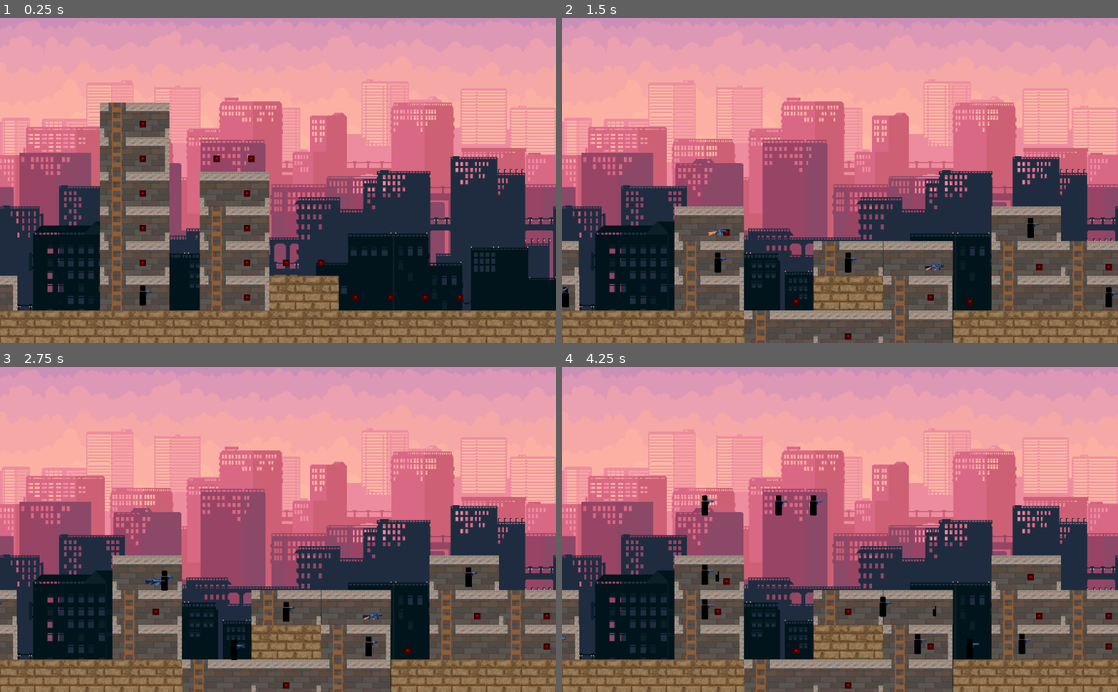
Above: before the commit, frames 1-4 (two rows, left to right).
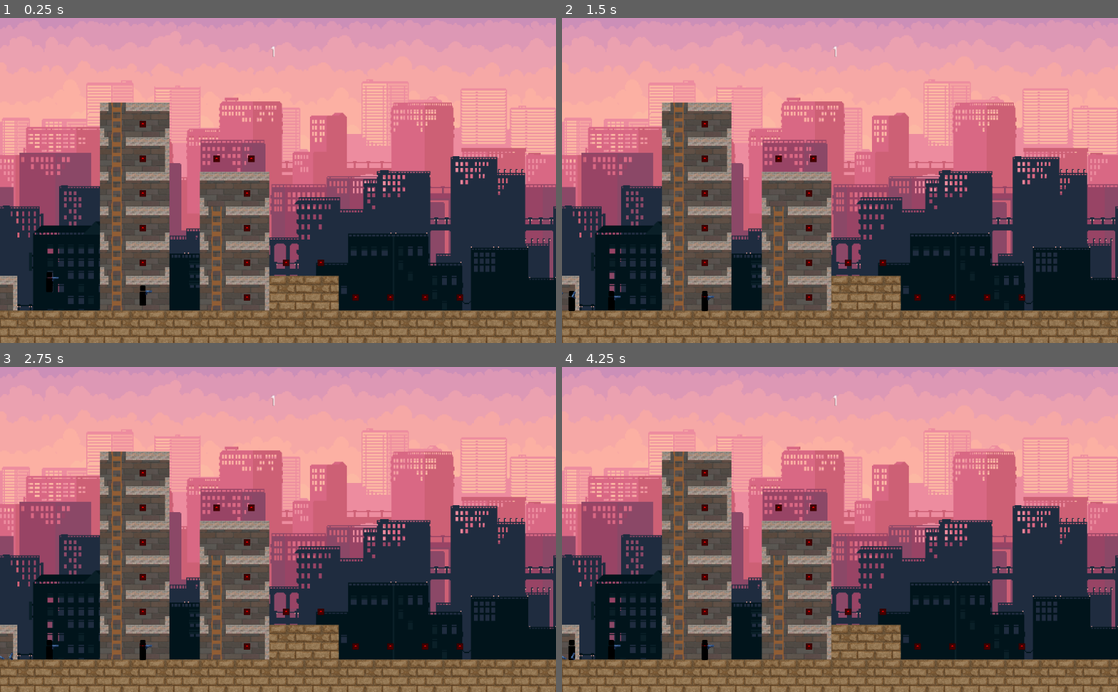
Above: after the commit, the same moments.

Repository: KoskenKolistaja/Ampumispeli
Game: Godot game, scene res://World.tscn
The game is run twice, just before and just after one commit, with the same random seed, the same clock (stepped at 60 frames per second) and the same inputs. The engine's default icon, where the game draws it, is replaced by a stand-in: a white triangle on a blue panel in a dark square. Sound files missing from this copy of the repository are replaced by a short silence.
Inputs (mouse positions are in pixels of both pictures, inside the frame that each line leads up to):
- Up to frame 1 (0.25 s): no input
- Up to frame 2 (1.5 s): move the mouse to (962, 164) at 0.52 s; hold D (p1_right) from 0.53 s (still down); tap Space (p1_jump) at 0.6, 0.77, 1.07 s; move the mouse to (728, 196) at 1.27 s; tap E (p1_dropweapon) at 1.35 s
- Up to frame 3 (2.75 s): tap Space (p1_jump) at 1.52, 1.55, 1.82, 2.3 s; move the mouse to (333, 458) at 2.02 s; release D (p1_right) at 2.03 s; press the mouse at (333, 458) at 2.03 s; hold A (p1_left) from 2.03 s (still down)
- Up to frame 4 (4.25 s): move the mouse to (812, 594) at 2.77 s; release A (p1_left) at 2.78 s; release the mouse at (812, 594) at 2.78 s; hold D (p1_right) from 2.78 s (still down); tap G (p1_throwgrenade) at 2.85 s; tap Space (p1_jump) at 3.02, 3.05, 3.32, 3.6, 3.77, 4.07 s; move the mouse to (1006, 578) at 3.52 s

The runs differ from the first frame. In frame 1, less than 0.1% of the frame differs, in the area x 8-50%, y 8-85%; in frame 2, 26%; in frame 3, 25%; in frame 4, 26%, in the area x 0-100%, y 8-100%.

Commit message:
Enemy sight logic base

Diff:
--- a/Bullet.gd
+++ b/Bullet.gd
@@ -19,6 +19,8 @@
 		if body.has_method("get_hit"):
 			body.get_hit()
 			queue_free()
+	elif body.collision_layer == 2:
+		pass
 	else:
 		spawn_decal()
 		queue_free()
--- a/Enemy.gd
+++ b/Enemy.gd
@@ -11,7 +11,9 @@
 
 var target_offset = Vector2(0,0)
 
-var inaccuracy = 40
+var looking_for_target = false
+
+var inaccuracy = 20
 var speed = 40
 
 var movement_list = []
@@ -73,6 +75,19 @@
 	if closest_player:
 		target = closest_player
 
+	if target:
+		inform_others(target)
+
+func inform_others(target):
+	var bodies = $Area2D.get_overlapping_bodies()
+	var enemies = []
+	for item in bodies:
+		if item.is_in_group("enemy"):
+			enemies.append(item)
+
+	for item in enemies:
+		if not item.target:
+			item.target = target
 
 func shoot():
 	if hand_item:
@@ -133,14 +148,94 @@
 	return nearest
 
 
+func check_for_target(enemy_position, player_position, player_size):
+	var space_state = get_world_2d().direct_space_state
+	var ray_results = []
+
+	# Define critical points on the player
+	var head_position = player_position + Vector2(0, -player_size / 2)  # Adjust for head height
+	var torso_position = player_position  # Center of the player
+	var feet_position = player_position + Vector2(0, player_size / 2)  # Adjust for feet
+
+	# Points to raycast
+	var points = [head_position, torso_position, feet_position]
+	var exclude = [self]
+	# Perform raycasts for each point
+	for point in points:
+		var collision = space_state.intersect_ray(enemy_position, point, exclude, 0b11)  # Adjust mask
+		if collision:
+			# Check if ray hits the player
+			if collision.collider.is_in_group("player"):  # Adjust based on your player node
+				ray_results.append(true)
+			else:
+				ray_results.append(false)
+		else:
+			ray_results.append(false)
+
+	# If any ray hits the player, they are visible
+	return true in ray_results
+
+
 func _on_Timer_timeout():
 	update_target()
 
 
 func _on_Timer2_timeout():
-	if target:
+	var friendly_fire = false
+	if target:
+		friendly_fire = check_friendly_fire($Handpivot/Hand.global_position,target.global_position,1000)
+	if target and not friendly_fire:
 		shoot()
 
 
+func check_friendly_fire(shooter_position, target_position, shooting_range):
+	var space_state = get_world_2d().direct_space_state
+
+	# Cast a ray from the shooter to the target position
+	var end_position = target_position  # Target position (could be player or enemy)
+
+	# Exclude self (the shooter) from the raycast
+	var exclude = [self]
+
+	# Correct layer mask for enemies on layer 1 (0b01 or 1)
+	var collision_mask = 0b01  # Layer 1 for enemies
+
+	# Perform the raycast
+	var collision = space_state.intersect_ray(shooter_position, end_position, exclude, collision_mask)
+
+	if collision:
+		# Check if the ray hit a node in the "enemy" group
+		if collision.collider.is_in_group("enemy"):
+			print("Enemy detected: ", collision.collider.name)
+			return true  # Enemy hit
+		else:
+			print("Ray hit something else: ", collision.collider.name)
+			return false  # Hit something else
+	else:
+		print("No collision detected on the shooting line.")
+		return false  # No hit
+
+
 func _on_movement_timer_timeout():
-	generate_movement()
+	if target:
+		generate_movement()
+
+
+func _on_RaycastTimer_timeout():
+	var players = get_tree().get_nodes_in_group("player")
+	var seen_players = false
+	for item in players:
+		var target_true = check_for_target($Position2D.global_position,item.global_position,37)
+		if target_true:
+			seen_players = true
+
+	if seen_players:
+		update_target()
+	else:
+#		target = null
+		pass
+
+
+
+func _on_EnemyLostTimer_timeout():
+	target = null
--- a/Enemy.tscn
+++ b/Enemy.tscn
@@ -1,11 +1,11 @@
-[gd_scene load_steps=7 format=2]
+[gd_scene load_steps=8 format=2]
 
 [ext_resource path="res://icon.png" type="Texture" id=1]
 [ext_resource path="res://Enemy.gd" type="Script" id=2]
 [ext_resource path="res://Corpse.tscn" type="PackedScene" id=4]
 
 [sub_resource type="RectangleShape2D" id=1]
-extents = Vector2( 6, 12.5 )
+extents = Vector2( 6, 18 )
 
 [sub_resource type="Animation" id=2]
 length = 0.001
@@ -39,7 +39,10 @@
 "values": [ Vector2( 11, 0 ), Vector2( 10, -1 ), Vector2( 11, 0 ) ]
 }
 
-[node name="Enemy" type="KinematicBody2D" groups=["cleared", "hittable"]]
+[sub_resource type="CircleShape2D" id=4]
+radius = 109.293
+
+[node name="Enemy" type="KinematicBody2D" groups=["cleared", "enemy", "hittable"]]
 script = ExtResource( 2 )
 corpse = ExtResource( 4 )
 
@@ -55,12 +58,11 @@
 texture = ExtResource( 1 )
 
 [node name="CollisionShape2D" type="CollisionShape2D" parent="."]
-position = Vector2( 0, -0.5 )
+position = Vector2( 0, -6 )
 shape = SubResource( 1 )
 
 [node name="Timer" type="Timer" parent="."]
 wait_time = 3.0
-autostart = true
 
 [node name="Handpivot" type="Node2D" parent="."]
 position = Vector2( 0, -11 )
@@ -78,6 +80,28 @@
 [node name="movement_timer" type="Timer" parent="."]
 autostart = true
 
+[node name="RaycastTimer" type="Timer" parent="."]
+wait_time = 0.2
+autostart = true
+
+[node name="RayCast2D" type="RayCast2D" parent="."]
+position = Vector2( 0, -19 )
+enabled = true
+cast_to = Vector2( 40, 0 )
+
+[node name="Area2D" type="Area2D" parent="."]
+
+[node name="CollisionShape2D" type="CollisionShape2D" parent="Area2D"]
+shape = SubResource( 4 )
+
+[node name="EnemyLostTimer" type="Timer" parent="."]
+one_shot = true
+
+[node name="Position2D" type="Position2D" parent="."]
+position = Vector2( 0, -19 )
+
 [connection signal="timeout" from="Timer" to="." method="_on_Timer_timeout"]
 [connection signal="timeout" from="Timer2" to="." method="_on_Timer2_timeout"]
 [connection signal="timeout" from="movement_timer" to="." method="_on_movement_timer_timeout"]
+[connection signal="timeout" from="RaycastTimer" to="." method="_on_RaycastTimer_timeout"]
+[connection signal="timeout" from="EnemyLostTimer" to="." method="_on_EnemyLostTimer_timeout"]
--- /dev/null
+++ b/Head.gd
@@ -0,0 +1,7 @@
+extends KinematicBody2D
+
+
+
+
+func get_hit():
+	get_parent().get_hit()
--- a/MetaData.gd
+++ b/MetaData.gd
@@ -1,6 +1,6 @@
 extends Node
 
-var players = 1
+var players = 2
 var level = 1
 
 var audio_player
--- a/Player.gd
+++ b/Player.gd
@@ -81,10 +81,10 @@
 			throw_grenade(right_stick_direction,grenade_time)
 
 	var input_detected = false
-	if Input.is_action_pressed("p1_left" , player_id):
+	if Input.is_action_pressed("p" + str(player_id) + "_left",  player_id):
 		velocity.x -= 5
 		input_detected = true
-	if Input.is_action_pressed("p1_right" , player_id):
+	if Input.is_action_pressed("p" + str(player_id) + "_right" , player_id):
 		velocity.x += 5
 		input_detected = true
 
@@ -93,9 +93,9 @@
 	var joy_input = Input.get_joy_axis(player_id,JOY_AXIS_0)
 
 
-	if Input.is_action_pressed("p1_up"):
+	if Input.is_action_pressed("p" + str(player_id) + "_up" , player_id):
 		y_input = -1
-	elif Input.is_action_pressed("p1_down"):
+	elif Input.is_action_pressed("p" + str(player_id) + "_down" , player_id):
 		y_input = 1
 
 	if abs(joy_input) < 0.2:
@@ -105,7 +105,7 @@
 
 	velocity.x += joy_input*5
 
-	if Input.is_action_just_pressed("p1_jump" , player_id):
+	if Input.is_action_just_pressed("p" + str(player_id) + "jump" , player_id):
 		if is_on_floor():
 			velocity.y = -jump_strength
 	elif is_on_floor():
@@ -126,6 +126,7 @@
 	move_and_slide(velocity,Vector2.UP)
 
 func despawn():
+	get_parent().player_died(self)
 	queue_free()
 
 func get_hit():
--- a/Player.tscn
+++ b/Player.tscn
@@ -1,15 +1,13 @@
-[gd_scene load_steps=10 format=2]
+[gd_scene load_steps=11 format=2]
 
 [ext_resource path="res://Player.gd" type="Script" id=1]
 [ext_resource path="res://icon.png" type="Texture" id=2]
 [ext_resource path="res://Corpse.tscn" type="PackedScene" id=3]
 [ext_resource path="res://Grenade.tscn" type="PackedScene" id=4]
+[ext_resource path="res://Head.gd" type="Script" id=5]
 
 [sub_resource type="RectangleShape2D" id=1]
 extents = Vector2( 6, 12.5 )
-
-[sub_resource type="CircleShape2D" id=2]
-radius = 6.0
 
 [sub_resource type="CapsuleShape2D" id=3]
 radius = 11.0
@@ -47,6 +45,9 @@
 "values": [ Vector2( 11, 0 ), Vector2( 10, -1 ), Vector2( 11, 0 ) ]
 }
 
+[sub_resource type="CircleShape2D" id=6]
+radius = 5.0
+
 [node name="Player" type="KinematicBody2D" groups=["hittable", "player"]]
 collision_layer = 2
 script = ExtResource( 1 )
@@ -68,13 +69,6 @@
 position = Vector2( 0, -0.5 )
 shape = SubResource( 1 )
 
-[node name="Headshot indicator" type="Area2D" parent="."]
-visible = false
-position = Vector2( 0, -19 )
-
-[node name="CollisionShape2D" type="CollisionShape2D" parent="Headshot indicator"]
-shape = SubResource( 2 )
-
 [node name="Handpivot" type="Node2D" parent="."]
 position = Vector2( 0, -11 )
 
@@ -90,3 +84,14 @@
 [node name="AnimationPlayer" type="AnimationPlayer" parent="."]
 anims/RESET = SubResource( 4 )
 anims/shoot = SubResource( 5 )
+
+[node name="Position2D" type="Position2D" parent="."]
+position = Vector2( 0, -24 )
+
+[node name="Head" type="KinematicBody2D" parent="." groups=["hittable"]]
+collision_layer = 2
+script = ExtResource( 5 )
+
+[node name="CollisionShape2D" type="CollisionShape2D" parent="Head"]
+position = Vector2( 0, -19 )
+shape = SubResource( 6 )
--- a/World.gd
+++ b/World.gd
@@ -27,14 +27,26 @@
 func _ready():
 	create_level()
 	randomize()
+	$CanvasLayer2/Label.text = str(MetaData.level)
 
 
-func _physics_process(delta):
-	if Input.is_action_just_pressed("spacebar"):
-		next_level()
+#func _physics_process(delta):
+#	if Input.is_action_just_pressed("spacebar"):
+#		next_level()
 
+func player_died(object):
+	var players = get_tree().get_nodes_in_group("player")
+
+	players.erase(object)
+	if players:
+		pass
+	else:
+		print("game_over")
+
+	print("players: " + str(players))
 
 func create_level():
+	$CanvasLayer2/Label.text = str(MetaData.level)
 	spawn_level()
 	spawn_enemies()
 	spawn_players()
@@ -87,15 +99,17 @@
 
 
 func spawn_players():
+	var index = 0
 	for item in MetaData.players:
-		spawn_player()
+		spawn_player(index)
+		index += 1
 
 
-func spawn_player():
+func spawn_player(index):
 	var player_instance = player.instance()
 	add_child(player_instance)
 	player_instance.global_position = spawn_node.global_position
-	player_instance.player_id = 1
+	player_instance.player_id = index
 	spawn_list.append(player_instance)
 
 
@@ -142,7 +156,3 @@
 func _on_VictoryArea_body_entered(body):
 	if body.is_in_group("player"):
 		next_level()
-
-
-func player_died(object):
-	pass
--- a/World.tscn
+++ b/World.tscn
@@ -153,4 +153,21 @@
 scale = Vector2( 1, 10 )
 texture = ExtResource( 10 )
 
+[node name="Enemy" parent="." instance=ExtResource( 11 )]
+position = Vector2( -404, 351 )
+
+[node name="CanvasLayer2" type="CanvasLayer" parent="."]
+
+[node name="Label" type="Label" parent="CanvasLayer2"]
+anchor_left = 0.5
+anchor_right = 0.5
+margin_left = -17.0
+margin_top = 50.0
+margin_right = 23.0
+margin_bottom = 64.0
+rect_scale = Vector2( 2, 2 )
+__meta__ = {
+"_edit_use_anchors_": true
+}
+
 [connection signal="body_entered" from="VictoryArea" to="." method="_on_VictoryArea_body_entered"]
